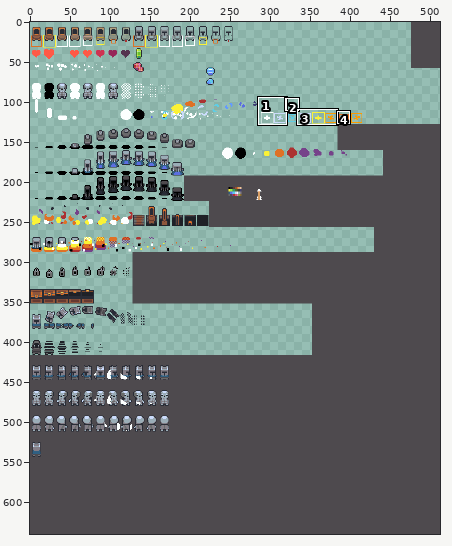
Two states of a sprite sheet, res/fxset.png. The picture above shows the old version from afar; the outline marks the close-up.
Close-up. First the earlier version:
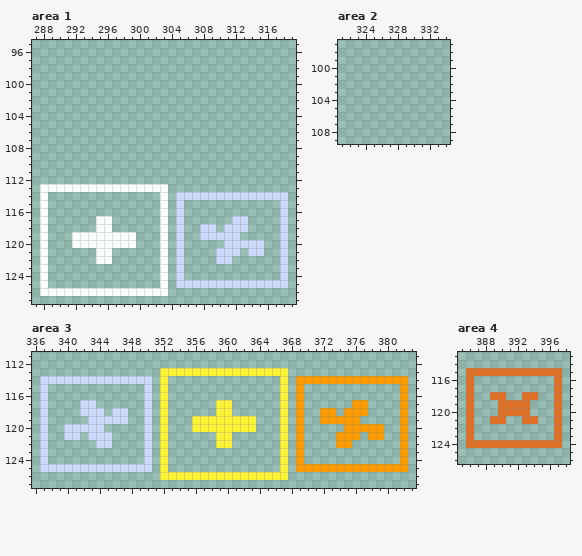
The file is 512x640 pixels. Pixels under 10% opacity are left out. Colours within 5 levels of each other are drawn and written as one. Shown: area 1: x 287..319, y 95..127; area 2: x 321..334, y 97..109; area 3: x 336..383, y 111..127; area 4: x 385..398, y 113..126. The commit also changed other parts of the picture, which this record leaves out.
After:
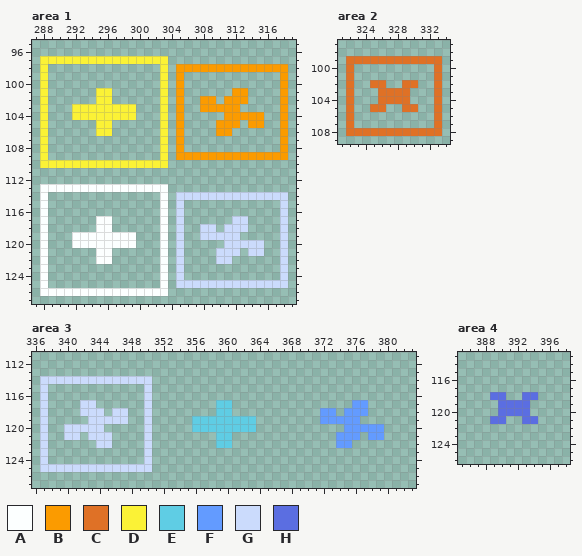
Palette (. is transparent): A #fcffff  B #fb9b00  C #df7126  D #fbf236  E #5fcde4  F #639bff  G #cbdbfc  H #5b6ee1
From old to new:
Changed rows in their new state; - is an unchanged pixel.
Area 1:
first column x 288:
 97 DDDDDDDDDDDDDDDD---------------
 98 D--------------D-BBBBBBBBBBBBBB
 99 D--------------D-B------------B
100 D--------------D-B------------B
101 D------DD------D-B------BB----B
102 D------DD------D-B--BB-BBB----B
103 D---DDDDDDDD---D-B--BBBBB-----B
104 D---DDDDDDDD---D-B-----BBBBB--B
105 D------DD------D-B----BBB-BB--B
106 D------DD------D-B----BB------B
107 D--------------D-B------------B
108 D--------------D-B------------B
109 D--------------D-BBBBBBBBBBBBBB
110 DDDDDDDDDDDDDDDD---------------
Area 2:
first column x 322:
 99 CCCCCCCCCCCC
100 C----------C
101 C----------C
102 C--CC--CC--C
103 C---CCCC---C
104 C---CCCC---C
105 C--CC--CC--C
106 C----------C
107 C----------C
108 CCCCCCCCCCCC
Area 3:
first column x 352:
113 ................---------------
114 .--------------.-..............
115 .--------------.-.------------.
116 .--------------.-.------------.
117 .------EE------.-.------FF----.
118 .------EE------.-.--FF-FFF----.
119 .---EEEEEEEE---.-.--FFFFF-----.
120 .---EEEEEEEE---.-.-----FFFFF--.
121 .------EE------.-.----FFF-FF--.
122 .------EE------.-.----FF------.
123 .--------------.-.------------.
124 .--------------.-.------------.
125 .--------------.-..............
126 ................---------------
Area 4:
first column x 386:
115 ............
116 .----------.
117 .----------.
118 .--HH--HH--.
119 .---HHHH---.
120 .---HHHH---.
121 .--HH--HH--.
122 .----------.
123 .----------.
124 ............
Where, in picture pixels (left, top, right, bottom), the same in both close-ups:
added: (40, 56, 288, 168)
added: (346, 56, 442, 136)
changed: (160, 368, 408, 480)
changed: (466, 368, 562, 448)
